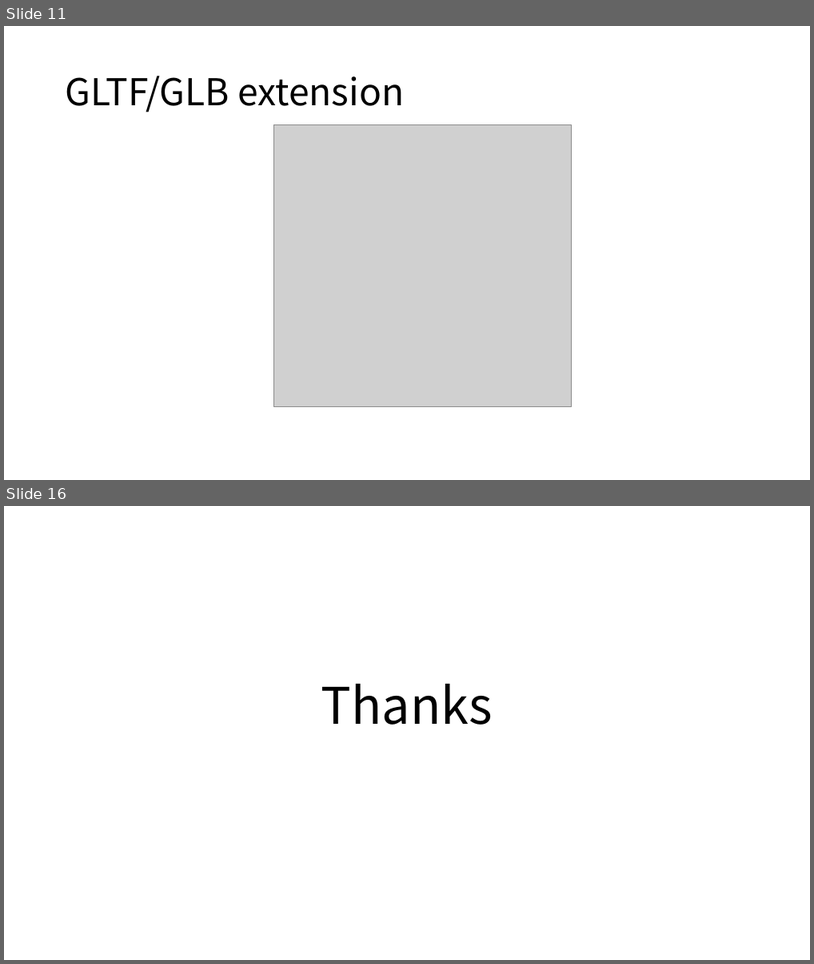
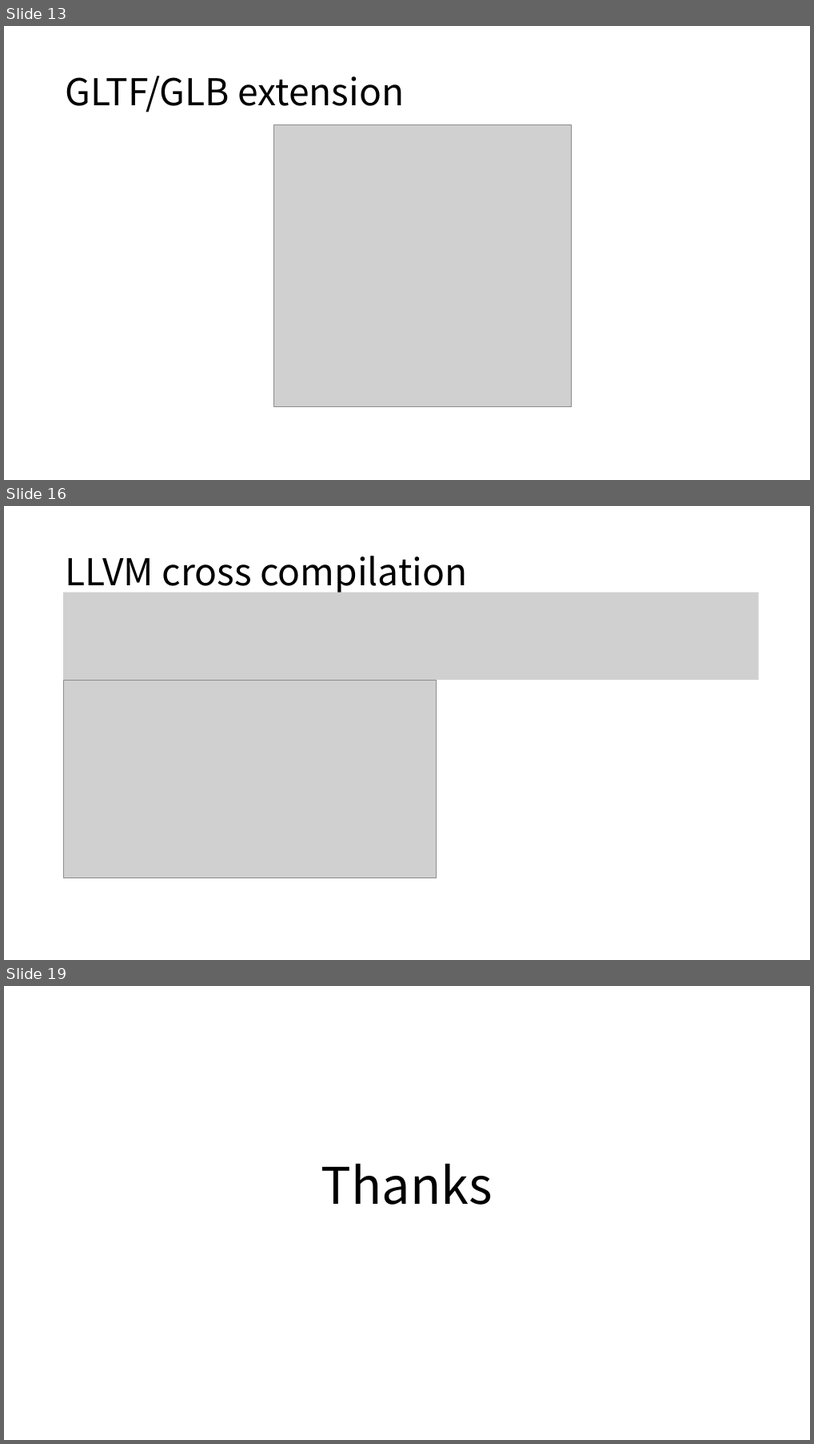
Before and after one commit to boycececil666gmailcom/webgpu-renderer, a slide deck: WebGPU Renderer.pptx. Shown one above the other, each under a label of ours: slides 11 and 16 before the commit, slides 13, 16 and 19 after it; the slides between them are not shown. The pictures are 814x964 and 814x1444 pixels, drawn with LibreOffice and Linux fonts; fonts in the diff are those of the drawing; grey boxes stand for pictures. Boxes give left, top, right and bottom in pixels: in the first picture for what was removed or moved away, otherwise in the second. Text is boxed around its words. In the diff, an @@ line names an element or a change of style, - is before the commit and + after.

```diff
--- a/WebGPU Renderer.pptx
+++ b/WebGPU Renderer.pptx
@@ slide 16 added at bbox=[4, 506, 810, 960], background #FFFFFF @@
@@ title added at bbox=[66, 556, 467, 595], 44 pt, text #000000 @@
+LLVM cross compilation
@@ picture added at bbox=[63, 592, 759, 680] @@
@@ picture added at bbox=[63, 680, 437, 877] @@
@@ what was slide 11 is now slide 13 @@
@@ what was slide 16 is now slide 19 @@
```
Also in this commit, not shown: 8 slides changed, 3 other slides added, 1 slide removed, 40 other files.
